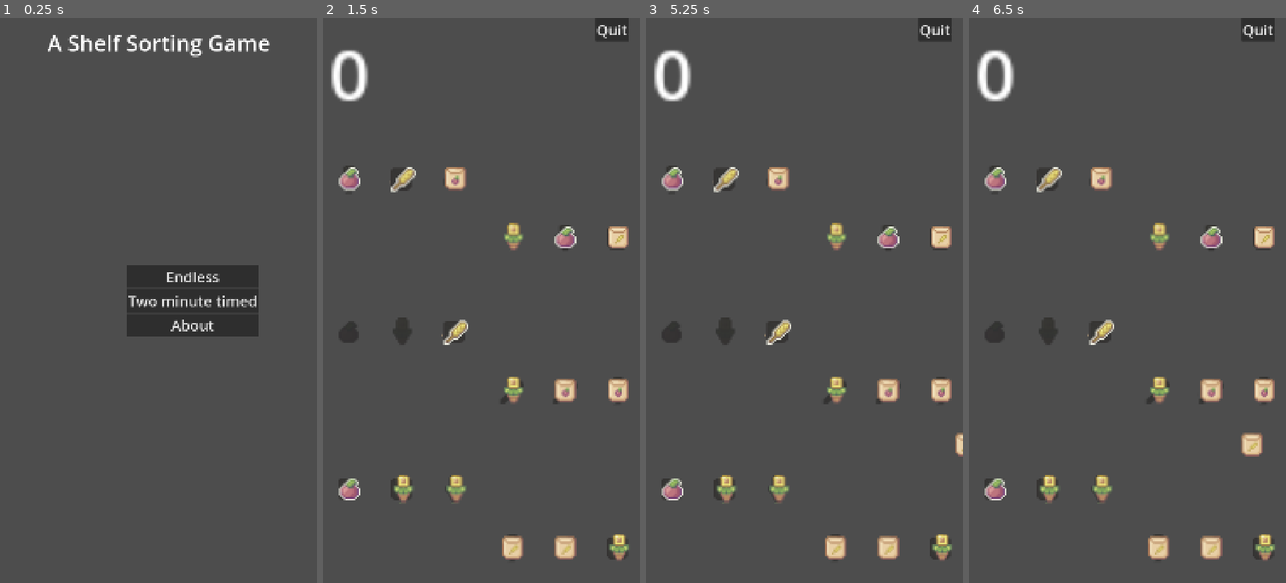
Above: before the commit, frames 1-4 (left to right).
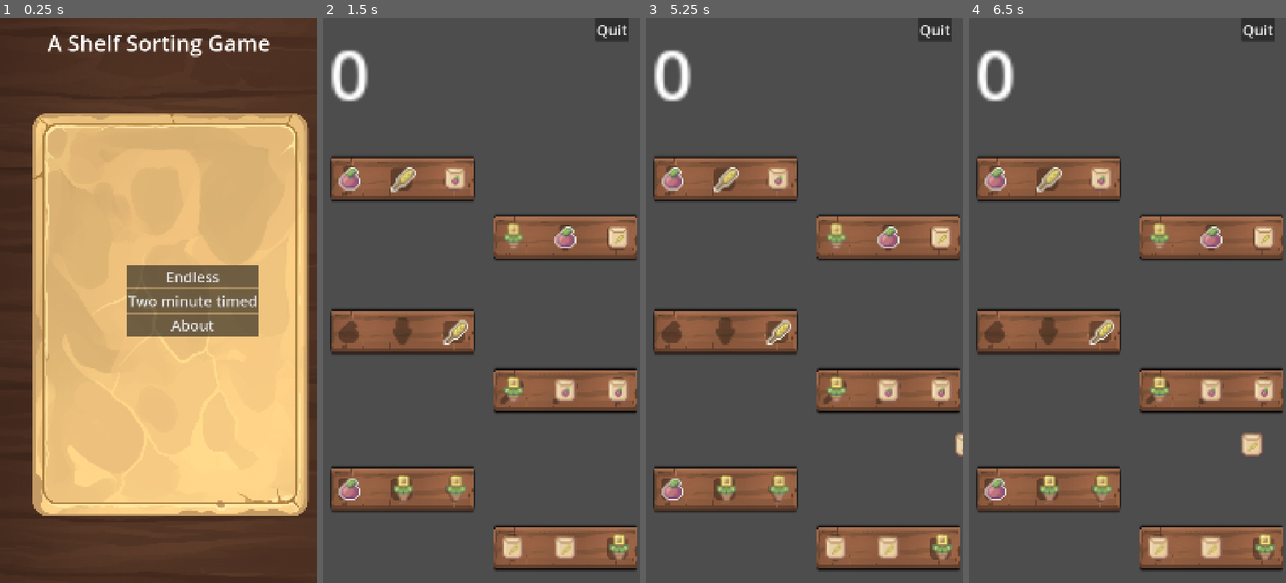
Above: after the commit, the same moments.

Repository: andrewcrisp/shelfsortinggame
Game: Godot game, scene res://scenes/game.tscn
Two runs of this game, one before a commit and one after it. Both use one fixed random seed, a clock stepped at 60 frames per second and the inputs below.
Inputs (mouse positions are in pixels of both pictures, inside the frame that each line leads up to):
- Up to frame 1 (0.25 s): no input
- Up to frame 2 (1.5 s): click "Endless" at 0.5 s; tap Enter at 1.25 s; move the mouse to (551, 272) at 1.27 s; click (551, 272) at 1.42 s
- Up to frame 3 (5.25 s): tap Space at 2, 3.5, 5 s; drag from (741, 328) to (671, 176) at 2.02 s; tap Enter at 2.75, 4.25 s; move the mouse to (836, 176) at 2.77 s; drag from (788, 413) to (725, 176) at 3.52 s; move the mouse to (899, 385) at 4.27 s; hold Down (ui_down) 4.28-5 s; drag from (709, 215) to (886, 238) at 5.02 s
- Up to frame 4 (6.5 s): move the mouse to (1143, 300) at 5.77 s; hold Down (ui_down) from 5.78 s (still down); click (1143, 300) at 5.92 s

The runs differ from the first frame. In frame 1, 99% of the frame differs, in the area x 0-100%, y 0-100%; in frame 2, 19%; in frame 3, 19%; in frame 4, 19%.

Commit message:
Add in used assets

Diff:
--- a/scenes/levels/1/1.tscn
+++ b/scenes/levels/1/1.tscn
@@ -1,54 +1,69 @@
 [gd_scene load_steps=9 format=3 uid="uid://w1sbduy44y4r"]
 
-[ext_resource type="Texture2D" uid="uid://dh46esb2fdf2l" path="res://assets/Game_UI_03/PNG/backgrounds/bg_03.PNG" id="1_q5bgg"]
-[ext_resource type="Texture2D" uid="uid://cyk4xs1ywr4ld" path="res://assets/Game_UI_03/PNG/backgrounds/bg_02.PNG" id="2_c16ly"]
-[ext_resource type="Texture2D" uid="uid://be3wqtte6okkb" path="res://assets/Game_UI_03/PNG/slots/s_01.png" id="3_rlg85"]
-[ext_resource type="Texture2D" uid="uid://brar54h2ery8p" path="res://assets/Game_UI_03/PNG/slots/s_t_08.png" id="4_xq0ru"]
-[ext_resource type="Texture2D" uid="uid://drbkuktldxpdf" path="res://assets/Game_UI_03/PNG/slots/s_09.png" id="5_hgu8c"]
-[ext_resource type="Texture2D" uid="uid://darp81nohlyk7" path="res://assets/RPG_Inn_Icons/vegetables/transparent/Tex_veg_a_ (1).png" id="6_gnw1v"]
-[ext_resource type="Texture2D" uid="uid://ctwv6jac2em7w" path="res://assets/RPG_Inn_Icons/vegetables/transparent/Tex_veg_a_ (3).PNG" id="7_aatjq"]
-[ext_resource type="Texture2D" uid="uid://djv3rqpiha7j7" path="res://assets/RPG_Inn_Icons/tools/transparent/Tex_tool_a_ (38).png" id="8_rkee3"]
+[sub_resource type="CompressedTexture2D" id="CompressedTexture2D_fvbel"]
+load_path = "res://.godot/imported/bg_03.PNG-a85e9496be282919381bbd7607d05bab.ctex"
+
+[sub_resource type="CompressedTexture2D" id="CompressedTexture2D_ersib"]
+load_path = "res://.godot/imported/bg_02.PNG-1bd50bb7bf34f61e2202b67ef9dedef6.ctex"
+
+[sub_resource type="CompressedTexture2D" id="CompressedTexture2D_fl4el"]
+load_path = "res://.godot/imported/s_01.png-bcab0ea3507c3a1eec422b0cf7546dd1.ctex"
+
+[sub_resource type="CompressedTexture2D" id="CompressedTexture2D_mutj4"]
+load_path = "res://.godot/imported/s_t_08.png-0dc7487cddb1ed59cc4203c981a268a5.ctex"
+
+[sub_resource type="CompressedTexture2D" id="CompressedTexture2D_22n3q"]
+load_path = "res://.godot/imported/s_09.png-f99fcd907ec0ef35f80799411483b962.ctex"
+
+[sub_resource type="CompressedTexture2D" id="CompressedTexture2D_g7cpj"]
+load_path = "res://.godot/imported/Tex_veg_a_ (1).png-3e73eeb97fbeba875e2a45c788518e4d.ctex"
+
+[sub_resource type="CompressedTexture2D" id="CompressedTexture2D_kchu7"]
+load_path = "res://.godot/imported/Tex_veg_a_ (3).PNG-79cadcd1ec7b20e525af580a88cb8d2b.ctex"
+
+[sub_resource type="CompressedTexture2D" id="CompressedTexture2D_aru1e"]
+load_path = "res://.godot/imported/Tex_tool_a_ (38).png-7adae98fd1706d87ad3b59d9007394f1.ctex"
 
 [node name="Node2D" type="Node2D"]
 
 [node name="Bg03" type="Sprite2D" parent="."]
 position = Vector2(549, 1037)
-texture = ExtResource("1_q5bgg")
+texture = SubResource("CompressedTexture2D_fvbel")
 
 [node name="Bg04" type="Sprite2D" parent="."]
 modulate = Color(0, 0, 0, 0.509)
 position = Vector2(646, 1013)
-texture = ExtResource("2_c16ly")
+texture = SubResource("CompressedTexture2D_ersib")
 
 [node name="Bg02" type="Sprite2D" parent="."]
 position = Vector2(544, 954)
-texture = ExtResource("2_c16ly")
+texture = SubResource("CompressedTexture2D_ersib")
 
 [node name="S01" type="Sprite2D" parent="."]
 position = Vector2(854, 1215)
 scale = Vector2(0.3125, 0.3125)
-texture = ExtResource("3_rlg85")
+texture = SubResource("CompressedTexture2D_fl4el")
 
 [node name="ST08" type="Sprite2D" parent="."]
 position = Vector2(678.953, 1774.5)
 scale = Vector2(0.714953, 0.714953)
-texture = ExtResource("4_xq0ru")
+texture = SubResource("CompressedTexture2D_mutj4")
 
 [node name="S09" type="Sprite2D" parent="."]
 position = Vector2(771.25, 421.375)
 scale = Vector2(0.573781, 0.350271)
-texture = ExtResource("5_hgu8c")
+texture = SubResource("CompressedTexture2D_22n3q")
 
 [node name="TexVegA(1)" type="Sprite2D" parent="."]
 position = Vector2(910, 418)
 scale = Vector2(0.5, 0.5)
-texture = ExtResource("6_gnw1v")
+texture = SubResource("CompressedTexture2D_g7cpj")
 
 [node name="TexVegA(3)" type="Sprite2D" parent="."]
 position = Vector2(857, 1227)
 scale = Vector2(0.488281, 0.521485)
-texture = ExtResource("7_aatjq")
+texture = SubResource("CompressedTexture2D_kchu7")
 
 [node name="TexToolA(38)" type="Sprite2D" parent="."]
 position = Vector2(246, 1787)
-texture = ExtResource("8_rkee3")
+texture = SubResource("CompressedTexture2D_aru1e")
--- a/scenes/menus/menu_background.tscn
+++ b/scenes/menus/menu_background.tscn
@@ -1,7 +1,7 @@
 [gd_scene load_steps=3 format=3 uid="uid://be7fbaw21lj7s"]
 
-[ext_resource type="Texture2D" uid="uid://cyk4xs1ywr4ld" path="res://assets/Game_UI_03/PNG/backgrounds/bg_02.PNG" id="1_d58y2"]
-[ext_resource type="Texture2D" uid="uid://bygv02tp6w4cf" path="res://assets/Game_UI_03/PNG/backgrounds/bg_04.png" id="2_rhrir"]
+[ext_resource type="Texture2D" uid="uid://ci7p0vd0eiimh" path="res://assets/Game_UI_03/backgrounds/bg_04.png" id="1_d58y2"]
+[ext_resource type="Texture2D" uid="uid://cx35gqq4oogfh" path="res://assets/Game_UI_03/backgrounds/bg_02.PNG" id="2_rhrir"]
 
 [node name="Background" type="Node2D"]
 z_index = -1
@@ -10,9 +10,9 @@
 z_index = -2
 position = Vector2(534, 974)
 rotation = 1.5708
-texture = ExtResource("2_rhrir")
+texture = ExtResource("1_d58y2")
 
 [node name="Bg02" type="Sprite2D" parent="."]
 z_index = -1
 position = Vector2(579, 1007)
-texture = ExtResource("1_d58y2")
+texture = ExtResource("2_rhrir")
--- a/scenes/shelf.tscn
+++ b/scenes/shelf.tscn
@@ -2,7 +2,7 @@
 
 [ext_resource type="PackedScene" uid="uid://dkbqxgkjy5dog" path="res://scenes/spot.tscn" id="1_eyi4x"]
 [ext_resource type="Script" uid="uid://cyt58qth41sa8" path="res://scripts/shelf.gd" id="1_xj574"]
-[ext_resource type="Texture2D" uid="uid://c4e107hj14he1" path="res://assets/Game_UI_03/PNG/slots/s_t_09.png" id="3_00mi8"]
+[ext_resource type="Texture2D" uid="uid://chua45bfmyoe" path="res://assets/Game_UI_03/ui/s_t_09.png" id="3_00mi8"]
 
 [node name="Shelf" type="Node2D"]
 script = ExtResource("1_xj574")
Binary file added: assets/Game_UI_03/backgrounds/bg_02.PNG
Not shown, added: assets/Game_UI_03/backgrounds/bg_02.PNG.import
Binary file added: assets/Game_UI_03/backgrounds/bg_04.png
Not shown, added: assets/Game_UI_03/backgrounds/bg_04.png.import
Binary file added: assets/Game_UI_03/ui/s_t_09.png
Not shown, added: assets/Game_UI_03/ui/s_t_09.png.import
Not shown, changed: .gitignore
